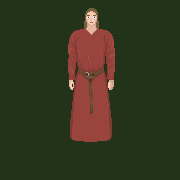
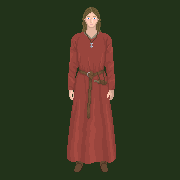
Layer changes from the first 180 x 180 image to the second:
added layer "you" above "Background" over [67, 7, 116, 172]
painted on "Background" over [68, 8, 115, 142]
